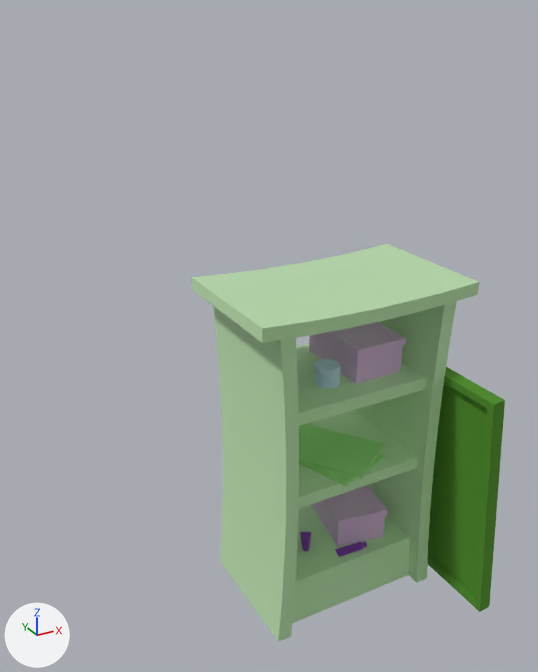
The glTF model mesh/étagère.glb, before and after one commit.
Camera for both pictures: a camera (50 mm lens) standing at (-1.16, -1.85, 1.92) and looking at (-0.04, 0.18, 0.91). Lighting does not change. The marker at lower left points along +X, +Y and +Z. Where no turn or scale is listed for an object, it has been applied to the vertices. Vertices at the same position are counted once.

Script lines for the objects in view, before the commit:
```python
ob_boite = bpy.data.objects.new('boite', me_boite)
ob_boite.location = (0.197, 0.029, 0.165)
ob_boite001 = bpy.data.objects.new('boite001', me_boite001)
ob_boite001.location = (0.201, 0.029, 0.82)
ob_cylinder003 = bpy.data.objects.new('Cylinder003', me_cylinder003)
ob_cylinder003.location = (0.03, -0.118, 0.167)
ob_cylinder004 = bpy.data.objects.new('Cylinder004', me_cylinder004)
ob_cylinder004.location = (0.042, 0.055, 0.167)
ob_object002 = bpy.data.objects.new('Object002', me_object002)
ob_object002.parent = ob_node_1
ob_object002.location = (0.0, 0.0, 0.0)
ob_object002.scale = (0.0254, 0.0254, 0.0254)
ob_papier = bpy.data.objects.new('papier', me_papier)
ob_papier.parent = ob_node_11
ob_papier.location = (0.0, 0.0, 0.0)
ob_papier.scale = (0.0254, 0.0254, 0.0254)
ob_papier_001 = bpy.data.objects.new('papier.001', me_papier)
ob_papier_001.parent = ob_node_13
ob_papier_001.location = (0.0, 0.0, 0.0)
ob_papier_001.scale = (0.0254, 0.0254, 0.0254)
ob_tableau = bpy.data.objects.new('tableau', me_tableau)
ob_tableau.location = (0.539, -0.126, 0.007)
ob_tube002 = bpy.data.objects.new('tube002', me_tube002)
ob_tube002.location = (0.033, -0.064, 0.817)
```
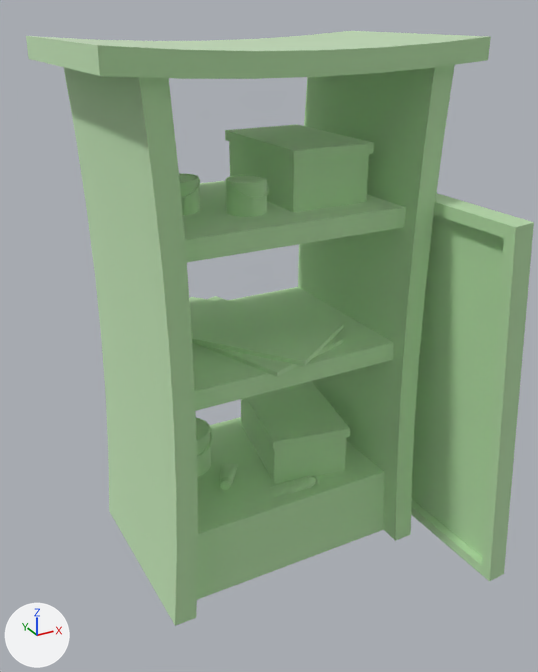
ob_node_1 is not drawn itself; it is the parent of ob_object002.

Boxes [x1, y1, x2, y2] around the edits, measured in the pictures (538 x 672 px):
'Object002', reshaped, moved, rescaled (77% wider, 49% taller): before [192, 244, 479, 642]; after [26, 31, 534, 626]
'tableau', deleted (green): before [428, 367, 505, 612]
'boite001', deleted: before [309, 322, 406, 384]
'boite', deleted: before [311, 485, 388, 546]
'papier.001', deleted (green): before [299, 424, 384, 479]
'tube002', deleted: before [314, 359, 341, 389]
'papier', deleted (green): before [299, 423, 385, 486]
'Cylinder003', deleted: before [335, 541, 367, 557]
'Cylinder004', deleted: before [300, 532, 311, 551]
part 1 of me_object002, added (green): after [179, 124, 534, 582]

Patch to the scene script:
```diff
--- a/mesh/étagère.glb.py
+++ b/mesh/étagère.glb.py
@@ me_object002 @@
 # used by ob_object002; parent = ob_node_1; location = (0.0, 0.0, 0.0); scale = (0.0254, 0.0254, 0.0254)
-me_object002.from_pydata(...)  # 112 vertices, 200 faces; spans x 11.3..41.3, y -45.5..0.0, z -9.6..8.9
+me_object002.from_pydata(...)  # 982 vertices, 1742 faces; spans x 11.3..42.5, y -45.5..0.0, z -17.6..9.7
+# me_object002 part 1: 870 vertices added at x 17.2..42.5, y -37.5..-0.1, z -17.6..9.7
+# me_object002 part 2: the surface is now shaded smooth
 me_object002.materials.append(mat_fallback_material)
@@ ob_node_1 @@
 ob_node_1 = bpy.data.objects.new('Node_1', None)
-ob_node_1.location = (-0.584, 0.0, -0.00901)
+ob_node_1.location = (-1.071, 0.36, -0.00459)
 ob_node_1.rotation_euler = (-1.571, 0.0, 0.0)  # degrees (-90, 0, 0)
+ob_node_1.scale = (1.6, 1.6, 1.6)
@@ ob_tableau @@
-ob_tableau = bpy.data.objects.new('tableau', me_tableau)
-ob_tableau.location = (0.539, -0.126, 0.007)
@@ ob_boite @@
-ob_boite = bpy.data.objects.new('boite', me_boite)
-ob_boite.location = (0.197, 0.029, 0.165)
@@ ob_cylinder003 @@
-ob_cylinder003 = bpy.data.objects.new('Cylinder003', me_cylinder003)
-ob_cylinder003.location = (0.03, -0.118, 0.167)
@@ ob_papier @@
-ob_papier = bpy.data.objects.new('papier', me_papier)
-ob_papier.parent = ob_node_11
-ob_papier.location = (0.0, 0.0, 0.0)
-ob_papier.scale = (0.0254, 0.0254, 0.0254)
@@ ob_papier_001 @@
-ob_papier_001 = bpy.data.objects.new('papier.001', me_papier)
-ob_papier_001.parent = ob_node_13
-ob_papier_001.location = (0.0, 0.0, 0.0)
-ob_papier_001.scale = (0.0254, 0.0254, 0.0254)
@@ ob_boite001 @@
-ob_boite001 = bpy.data.objects.new('boite001', me_boite001)
-ob_boite001.location = (0.201, 0.029, 0.82)
@@ ob_tube002 @@
-ob_tube002 = bpy.data.objects.new('tube002', me_tube002)
-ob_tube002.location = (0.033, -0.064, 0.817)
@@ ob_cylinder004 @@
-ob_cylinder004 = bpy.data.objects.new('Cylinder004', me_cylinder004)
-ob_cylinder004.location = (0.042, 0.055, 0.167)
```
